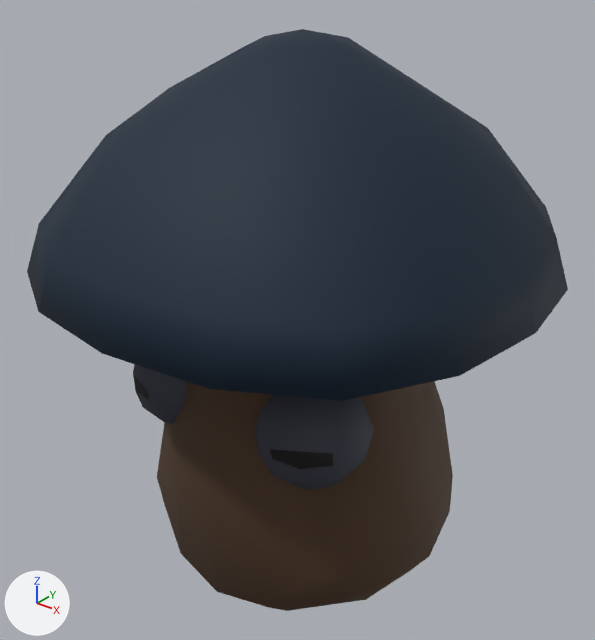
What one commit did to the glTF model public/assets/models/enemies/quaternius/common-far/mushnub.common-far.glb.
Both versions are drawn from a camera (50 mm lens) standing at (0.955, -1.202, 1.39) and looking at (-0.013, 0.008, 0.639). The lights are fixed; the arrows at lower left show +X, +Y and +Z. The first picture is the older version. Where no turn or scale is listed for an object, it has been applied to the vertices. Vertices at exactly the same position are counted once.

Names of what the first picture shows: 'HordeReadyRigidMesh'.
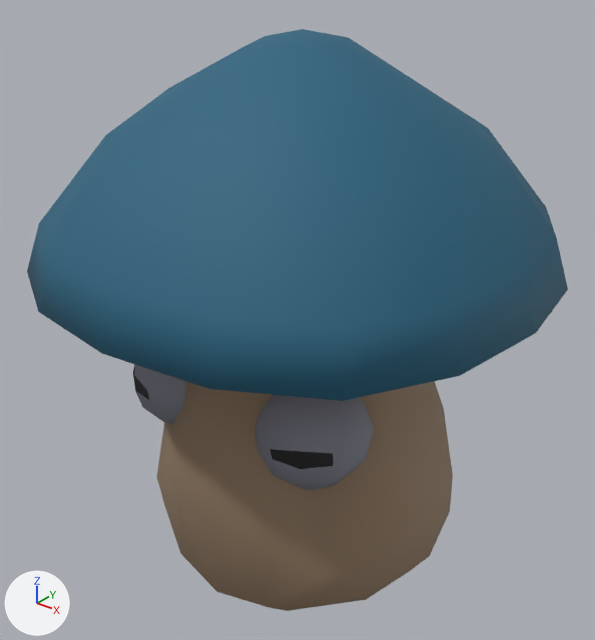
Changed parts and their boxes (x1, y1, x2, y2) in the pictures (595 x 640 px):
part 1 of me_mushnub_blob_001, recoloured (lighter): (157, 381, 453, 611) in both
part 2 of me_mushnub_blob_001, recoloured (lighter): (134, 364, 374, 490) in both
part 3 of me_mushnub_blob_001, recoloured (dark blue to blue): (27, 29, 568, 469) in both

The change, as a diff of the scene's bpy script:
```diff
--- a/public/assets/models/enemies/quaternius/common-far/mushnub.common-far.glb.py
+++ b/public/assets/models/enemies/quaternius/common-far/mushnub.common-far.glb.py
@@ me_mushnub_blob_001 @@
 me_mushnub_blob_001.from_pydata(...)  # 264 vertices, 500 faces; spans x -0.499..0.499, y -0.499..0.499, z 0.0..1.216
 # used by ob_hordereadyrigidmesh; location = (0.0, 0.0, 0.0)
+# me_mushnub_blob_001 part 1: 186 faces centred in x -0.407..0.407, y -0.407..0.407, z 0.019..0.754 are repainted in the vertex colours; the middle colour goes from brown #4d3622 to brown #957e66
+# me_mushnub_blob_001 part 2: 170 faces centred in x -0.27..0.271, y -0.279..-0.066, z 0.432..0.644 are repainted in the vertex colours; the middle colour goes from greyish blue #383b48 to grey #818490
+# me_mushnub_blob_001 part 3: 144 faces centred in x -0.47..0.47, y -0.47..0.47, z 0.533..1.203 are repainted in the vertex colours; the middle colour goes from dark blue #052035 to blue #25637e
 me_mushnub_blob_001.materials.append(mat_hordeready_vertexcolor)
```
